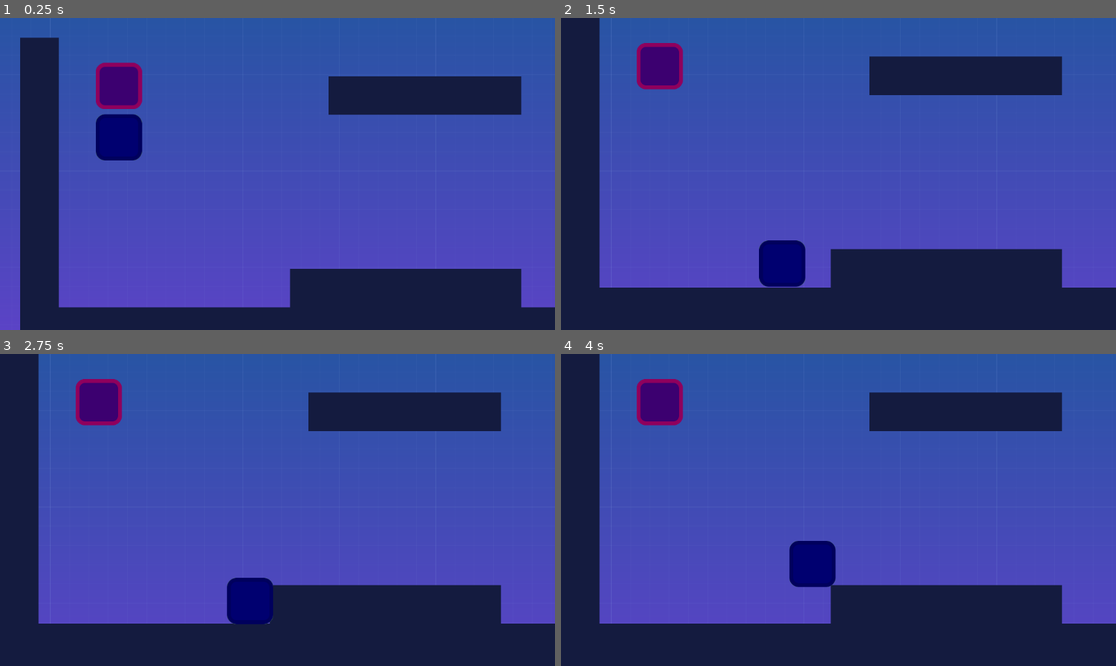
Above: before the commit, frames 1-4 (two rows, left to right).
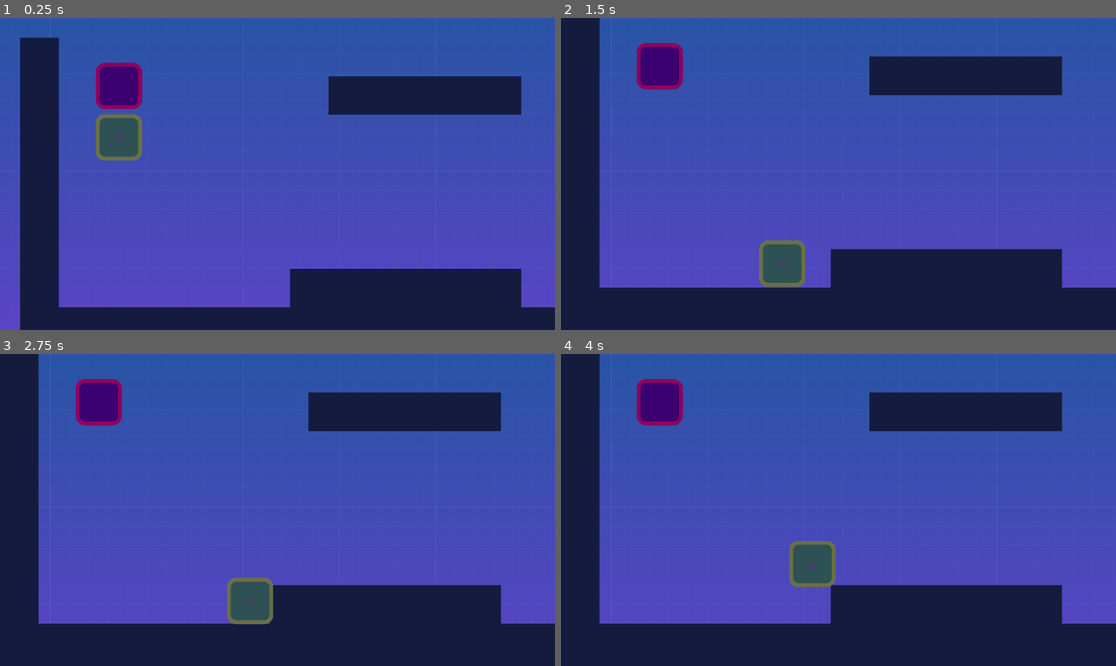
Above: after the commit, the same moments.

Repository: anatolbogun/godot-smoother-node-test-scene
Game: Godot game, scene res://src/Levels/level_template.tscn
The game is run twice, just before and just after one commit, with the same random seed, the same clock (stepped at 60 frames per second) and the same inputs.
Inputs:
- Up to frame 1 (0.25 s): no input
- Up to frame 2 (1.5 s): hold D (move_right) from 0.53 s (still down); tap A (jump) at 0.77 s
- Up to frame 3 (2.75 s): tap A (jump) at 1.52 s; release D (move_right) at 2.03 s
- Up to frame 4 (4 s): tap Enter at 2.75 s; hold D (move_right) from 2.78 s (still down); tap A (jump) at 3.02, 3.77 s

The runs differ from the first frame. In frame 1, 1.2% of the frame differs, in the area x 17-26%, y 30-46%; in frame 2, 1.2%; in frame 3, 1.2%; in frame 4, 1.2%.
Error in both runs: Trying to assign an array of type "Array" to a variable of type "Array[Node]". (res://src/Levels/smoother.gd:79)

Commit message:
comparison test scenario

Diff:
--- a/src/Actors/player.gd
+++ b/src/Actors/player.gd
@@ -17,6 +17,9 @@
 #   be called very regularly and code in there is automatically threaded.
 
 @export var stomp_impulse: = 1000.0
+
+func _ready() -> void:
+	$Label.text = name
 
 func _on_enemy_detector_area_entered(_area: Area2D) -> void:
 	velocity = calculate_stomp_velocity(stomp_impulse)
--- a/src/Actors/player.tscn
+++ b/src/Actors/player.tscn
@@ -12,6 +12,13 @@
 [node name="Player" type="CharacterBody2D"]
 collision_mask = 8
 script = ExtResource("1_nrl78")
+
+[node name="Label" type="Label" parent="."]
+offset_left = -48.0
+offset_top = -96.0
+offset_right = 48.0
+horizontal_alignment = 1
+vertical_alignment = 1
 
 [node name="Player" type="Sprite2D" parent="."]
 position = Vector2(0, -48)
--- a/src/Levels/level_template.tscn
+++ b/src/Levels/level_template.tscn
@@ -41,13 +41,12 @@
 [node name="Smoother" type="Node" parent="."]
 script = ExtResource("2_8i7dr")
 recursive = false
-includes = [NodePath("../NestedTest/PlayerSmoother")]
+includes = [NodePath("../NestedTest/S1")]
 
 [node name="Smoother2" type="Node" parent="."]
-process_mode = 4
 script = ExtResource("3_jlqfd")
 recursive = false
-includes = [NodePath("../NestedTest/PlayerSmoother2")]
+includes = [NodePath("../NestedTest/S2")]
 
 [node name="CanvasLayer" type="CanvasLayer" parent="."]
 layer = -1
@@ -71,18 +70,17 @@
 position = Vector2(205, 148)
 safe_margin = 3.0
 
-[node name="PlayerSmoother" parent="NestedTest" instance=ExtResource("2_m8x0h")]
-modulate = Color(0, 0, 1, 1)
+[node name="S1" parent="NestedTest" instance=ExtResource("2_m8x0h")]
+modulate = Color(0, 1, 0, 0.501961)
 position = Vector2(205, 148)
 safe_margin = 3.0
 
-[node name="PlayerSmoother2" parent="NestedTest" instance=ExtResource("2_m8x0h")]
-process_mode = 4
-modulate = Color(1, 0, 1, 1)
+[node name="S2" parent="NestedTest" instance=ExtResource("2_m8x0h")]
+modulate = Color(1, 0, 1, 0.501961)
 position = Vector2(205, 148)
 safe_margin = 3.0
 
-[node name="Player4" parent="NestedTest" instance=ExtResource("2_m8x0h")]
+[node name="LS" parent="NestedTest" instance=ExtResource("2_m8x0h")]
 process_mode = 4
 modulate = Color(1, 0, 1, 1)
 position = Vector2(205, 148)
